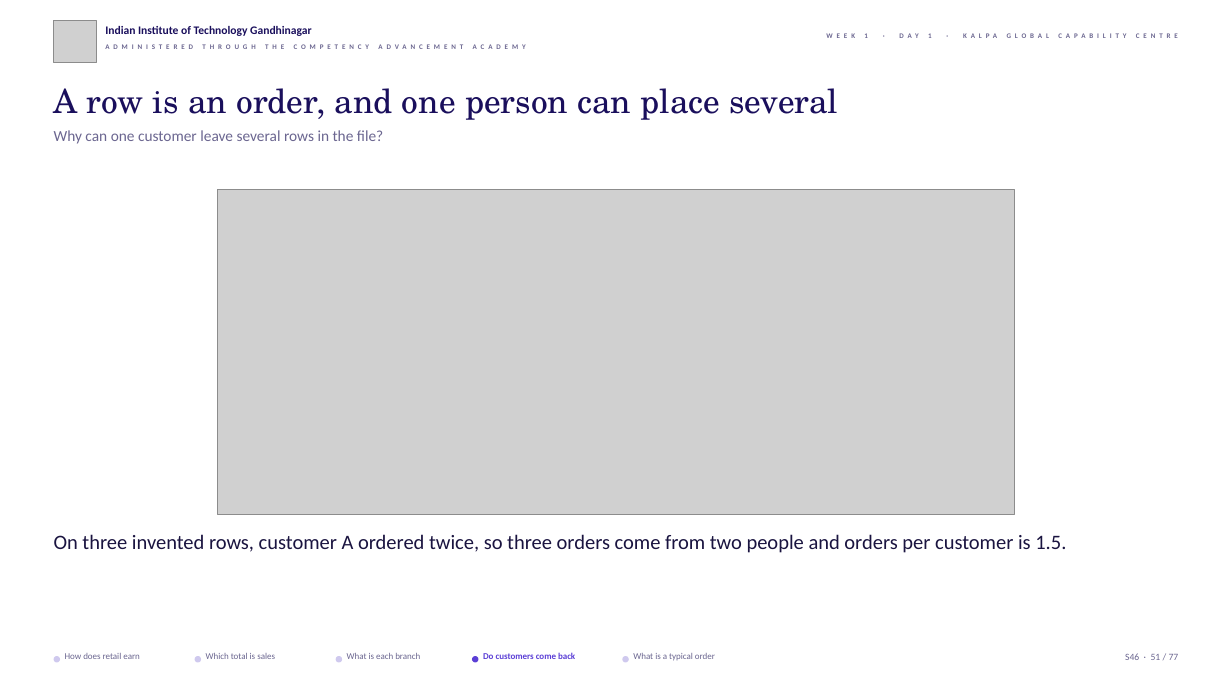
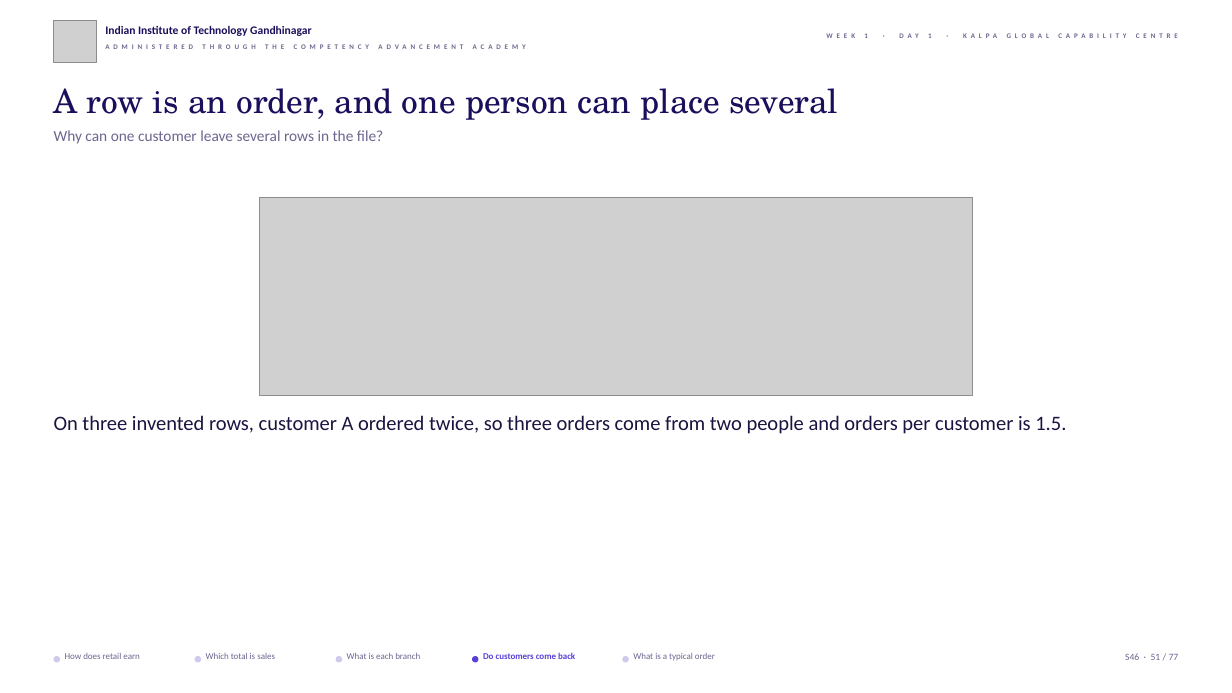
Before and after one commit to fde-academy-lab/c2-content-factory, a slide deck: slide 51 of content/W01/D1/slides/C2_W01_D01_half1_STUDENT.pptx. Drawn at 1232x693 pixels with LibreOffice and Linux fonts; fonts in the diff are those of the drawing; grey boxes stand for pictures; background and template pictures are left out. Boxes give left, top, right and bottom in pixels: in the first picture for what was removed or moved away, otherwise in the second. Text is boxed around its words. In the diff, an @@ line names an element or a change of style, - is before the commit and + after.

```diff
--- a/content/W01/D1/slides/C2_W01_D01_half1_STUDENT.pptx
+++ b/content/W01/D1/slides/C2_W01_D01_half1_STUDENT.pptx
@@ picture: place and size @@
-picture at box(217, 189, 1014, 515)
+picture at box(260, 198, 973, 396)
@@ text "On three invented rows, customer ...": place and size @@
-text "On three invented rows, customer ..." at box(54, 534, 1066, 553)
+text "On three invented rows, customer ..." at box(54, 415, 1066, 434)
```
Also in this commit, not shown: 23 other slides changed, 3 other files.
